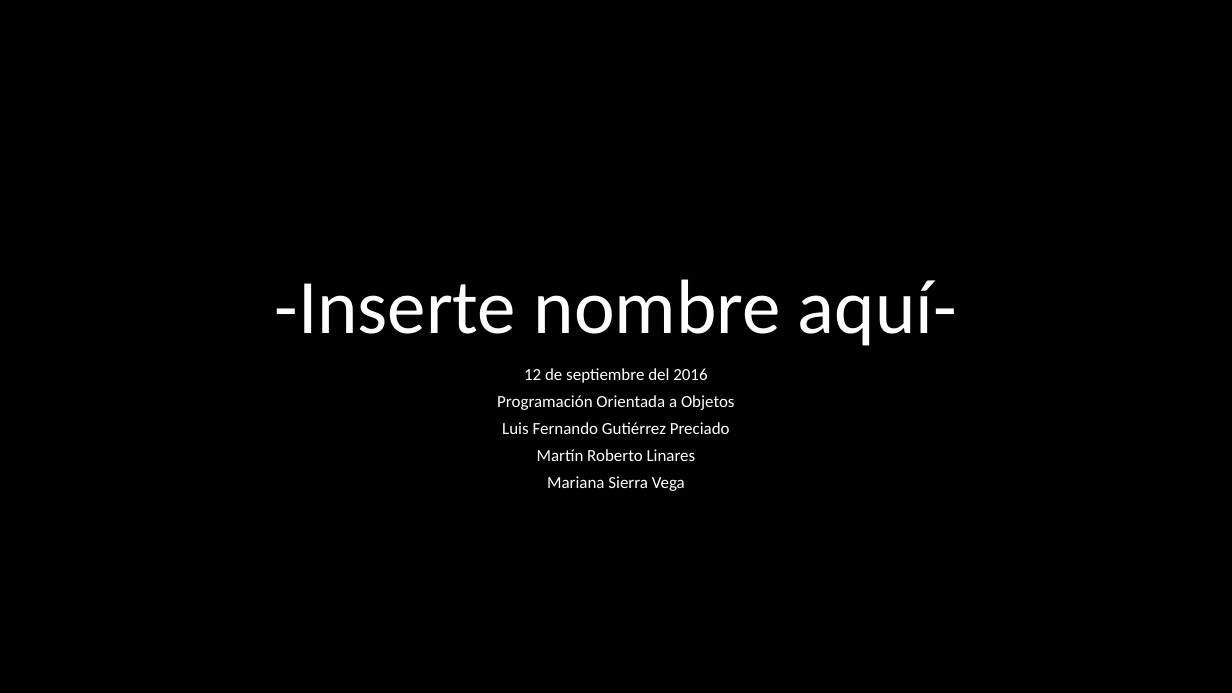
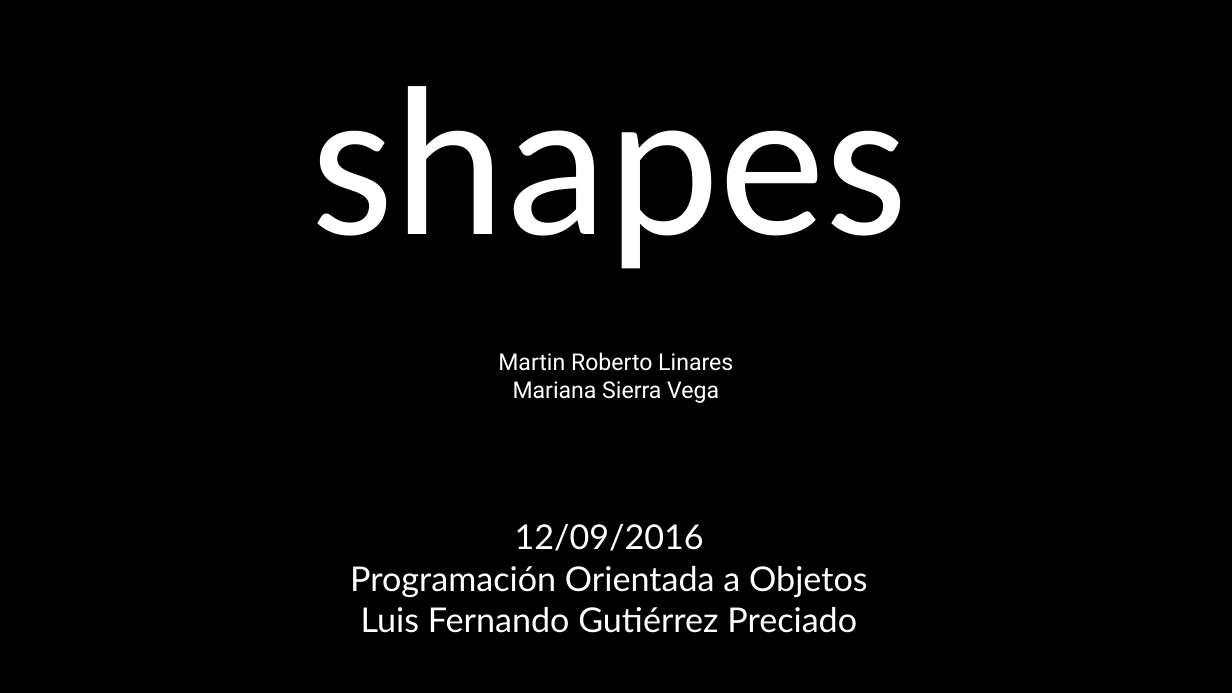
Before and after one commit to marianasrvg/POO_Fall2016, a slide deck: slide 1 of Inserte nombre aquí-.pptx. Drawn at 1232x693 pixels with LibreOffice and Linux fonts; fonts in the diff are those of the drawing. Boxes give left, top, right and bottom in pixels: in the first picture for what was removed or moved away, otherwise in the second. Text is boxed around its words. In the diff, an @@ line names an element or a change of style, - is before the commit and + after.

```diff
--- a/Inserte nombre aquí-.pptx
+++ b/Inserte nombre aquí-.pptx
@@ title at (310, 86, 908, 269): text changed; size 60 to 166 pt @@
--Inserte nombre aquí-
+shapes
@@ text added at (498, 352, 733, 403), 18 pt, text #FFFFFF @@
+Martin Roberto Linares
+Mariana Sierra Vega
@@ subtitle at (537, 449, 696, 491): paragraphs removed @@
-Martín Roberto Linares
-Mariana Sierra Vega
@@ subtitle "12/09/2016": place and size @@
-subtitle "12/09/2016" at (497, 368, 735, 491)
+subtitle "12/09/2016" at (350, 524, 868, 633)
@@ subtitle at (515, 524, 704, 551): text changed; size 13.2 to 26.6 pt; font Calibri to Lato @@
-12 de septiembre del 2016
+12/09/2016
@@ subtitle at (350, 566, 868, 633): size 13.2 to 26.6 pt, font Calibri to Lato in "Programación Orientada a Objetos", "Luis Fernando Gutiérrez Preciado" @@
```
Also in this commit, not shown: 3 other slides changed, 1 slide added.
